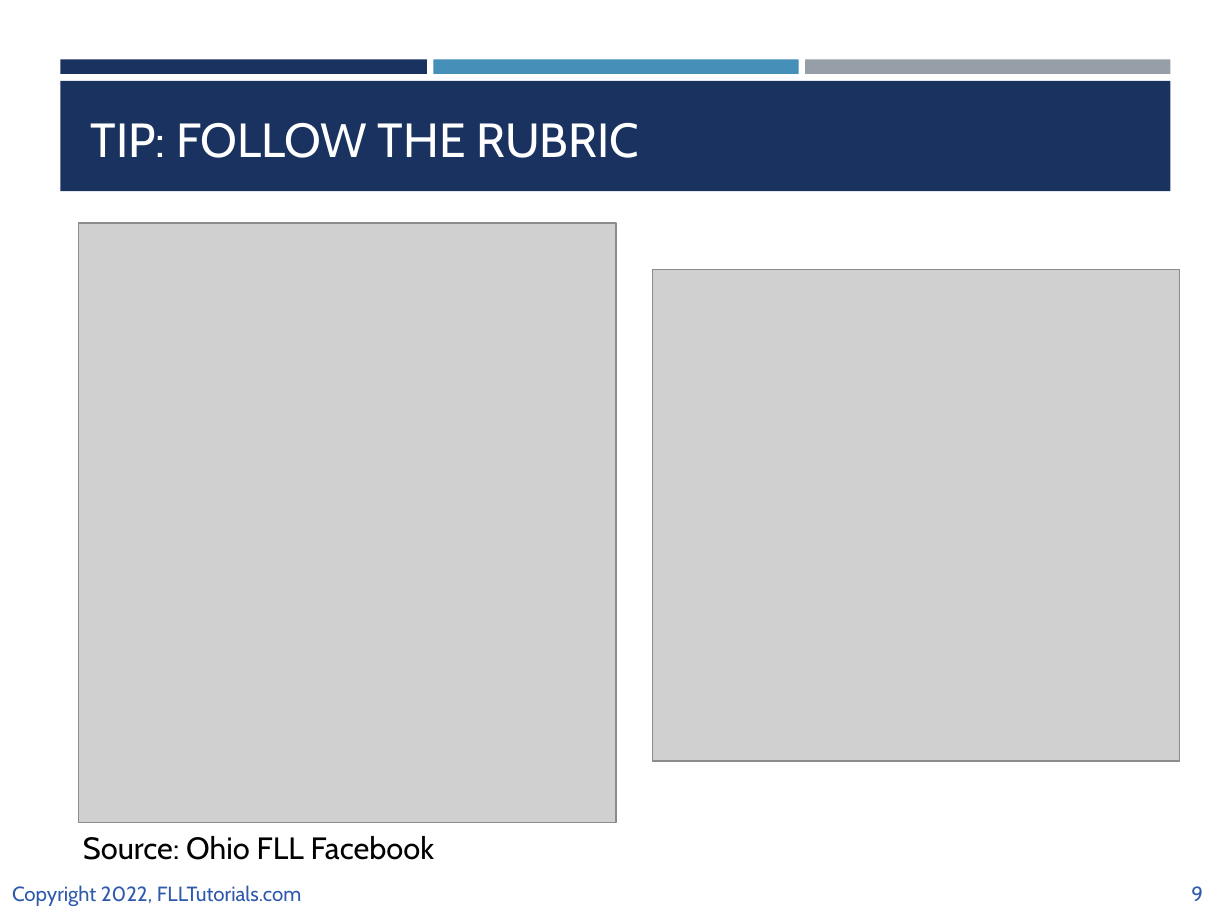
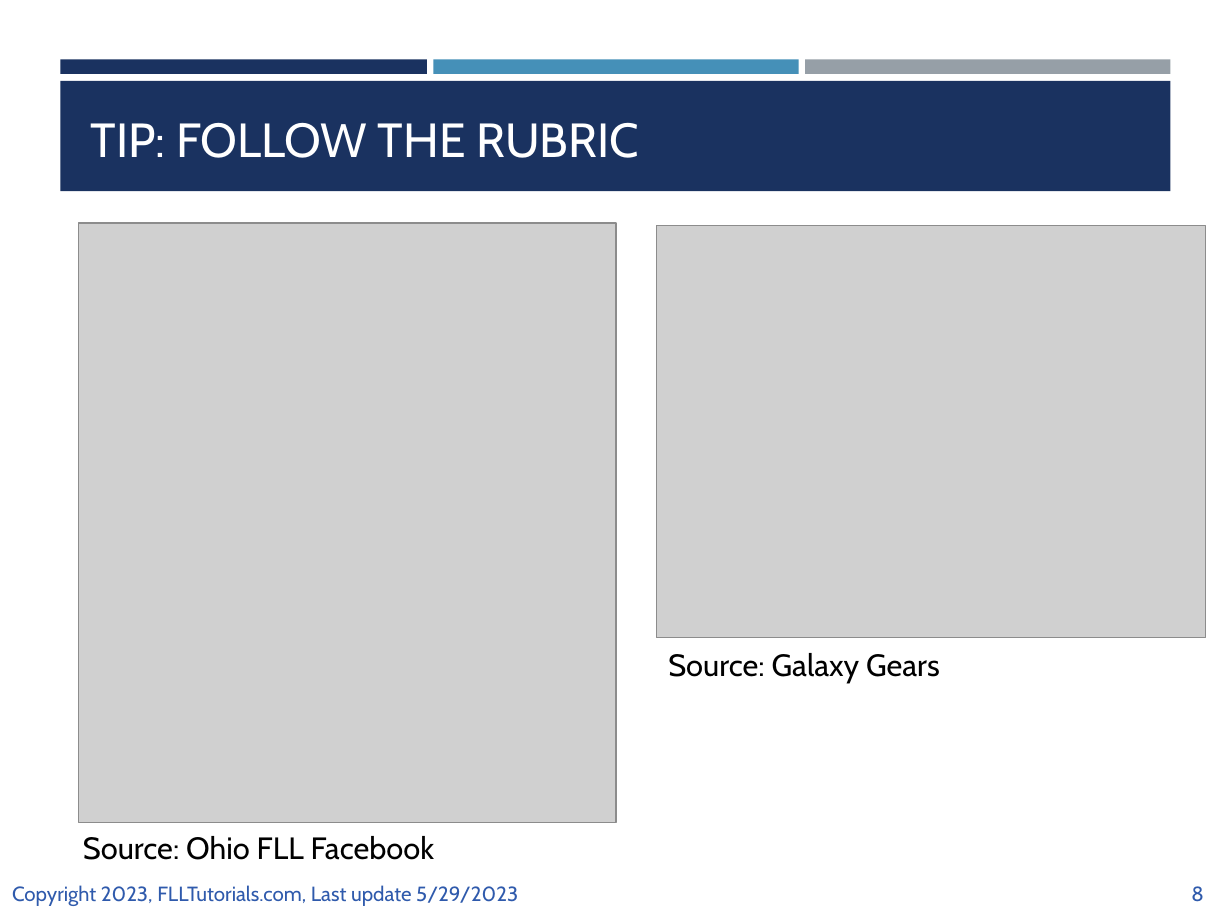
Before and after one commit to ev3lessons/FLL-Tutorials, a slide deck: slide 8 of translations/en-us/CoreValues/CVPoster.pptx (slide 9 before the commit). Drawn at 1232x924 pixels with LibreOffice and Linux fonts; fonts in the diff are those of the drawing; grey boxes stand for pictures. Boxes give left, top, right and bottom in pixels: in the first picture for what was removed or moved away, otherwise in the second. Text is boxed around its words. In the diff, an @@ line names an element or a change of style, - is before the commit and + after.

```diff
--- a/translations/en-us/CoreValues/CVPoster.pptx
+++ b/translations/en-us/CoreValues/CVPoster.pptx
@@ picture: place and size @@
-picture at [652, 270, 1179, 761]
+picture at [657, 225, 1206, 638]
@@ text added at [668, 653, 940, 683], 18 pt, text #000000 @@
+Source: Galaxy Gears
@@ text at [12, 885, 518, 906]: text changed @@
-Copyright 2022, FLLTutorials.com
+Copyright 2023, FLLTutorials.com, Last update 5/29/2023
@@ page number at [1191, 886, 1203, 902]: text changed @@
-9
+8
```
Also in this commit, not shown: 8 other slides changed, 1 slide removed, 33 other files.
